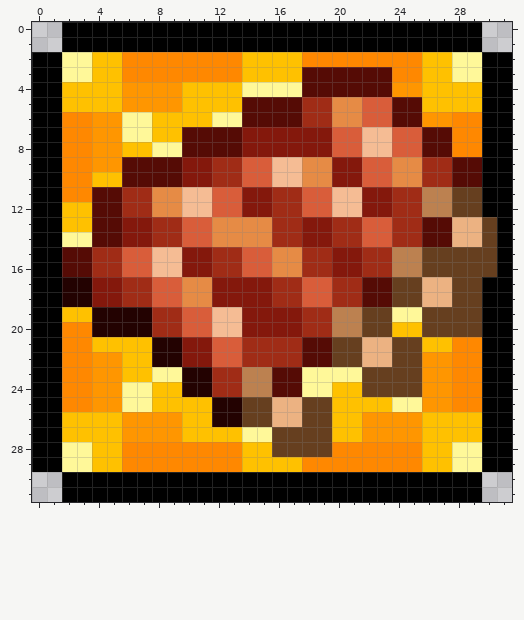
Two versions of one pixel-art sprite, Sources/Modules/FoodModule/Buffs/VanillaFoodBuffs/BBQRibsBuff.png. Above: the version before the commit.
The file is 32x32 pixels.
Now the later version:
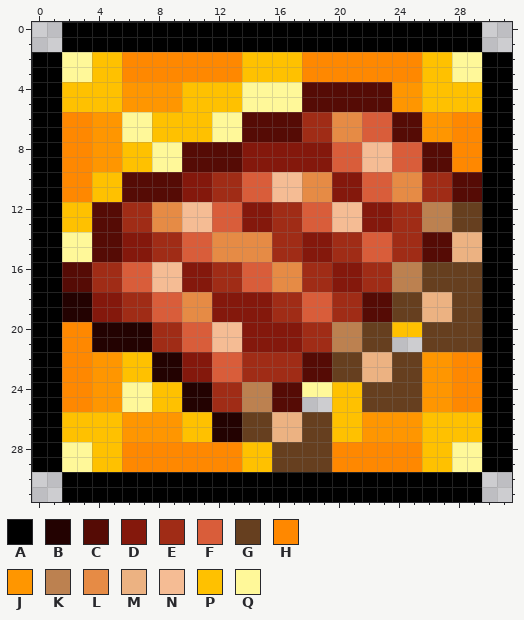
Palette (. is transparent): A #000000  B #230201  C #550b05  D #84180c  E #a02c16  F #d95d3a  G #663f1f  H #ff8800  J #ff9600  K #bc8150  L #e68b45  M #ecb282  N #f5bc94  P #ffc100  Q #fff899
The edit:
Changed rows in their new state; - is an unchanged pixel.
first column x 2:
 3 ----------------HHHHHH-------
 5 ------------QQQQCCCCCCJJ-----
 7 --------PPQQCCCCEELLFFCCJJ---
 9 ----PPQQCCCCDDDDDDFFNNFFCCHH-
11 --PPCCCCDDEEFFNNLLDDFFLLEECC-
13 ----EELLNNFFDD--FFNNDD--KKGGA
14 ----------------------------A
15 QQCCDDEEFFLLLLEEDDEEFFEECCMMA
16 ----------------------------A
17 CCEEFFNNDDEEFFLLEEDDEEKKGG---
19 BBDDEEFFLLDD--EEFFEECCGGMM---
21 --BBBBEEFFNNDDDDEEKKGG..GGGG-
23 ------BBDDFFEEEECCGGMM-------
25 --------BBEEKKCC..--GGGG-----
27 ----------BBGGMM-------------
29 --------------GGGG-----------
Changed places in both pictures, as pixel boxes (x1, y1, x2, y2):
changed: (62, 67, 497, 472)
